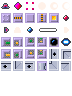
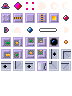
Layer changes from the first 72 x 96 image to the second:
painted on "Layer #1" over bbox(38, 38, 71, 70)
